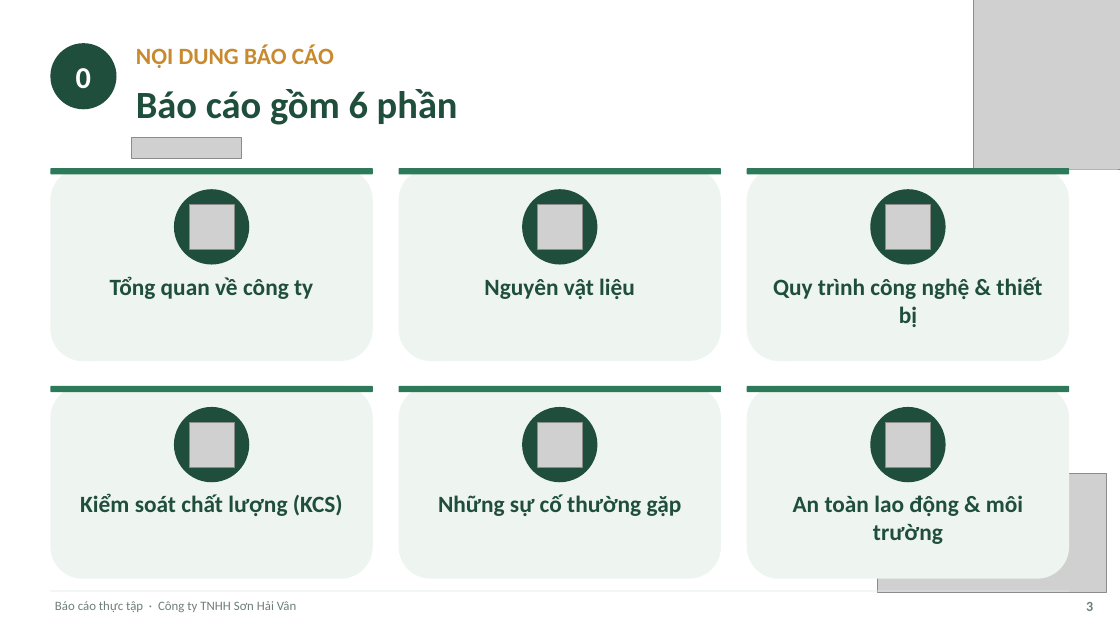
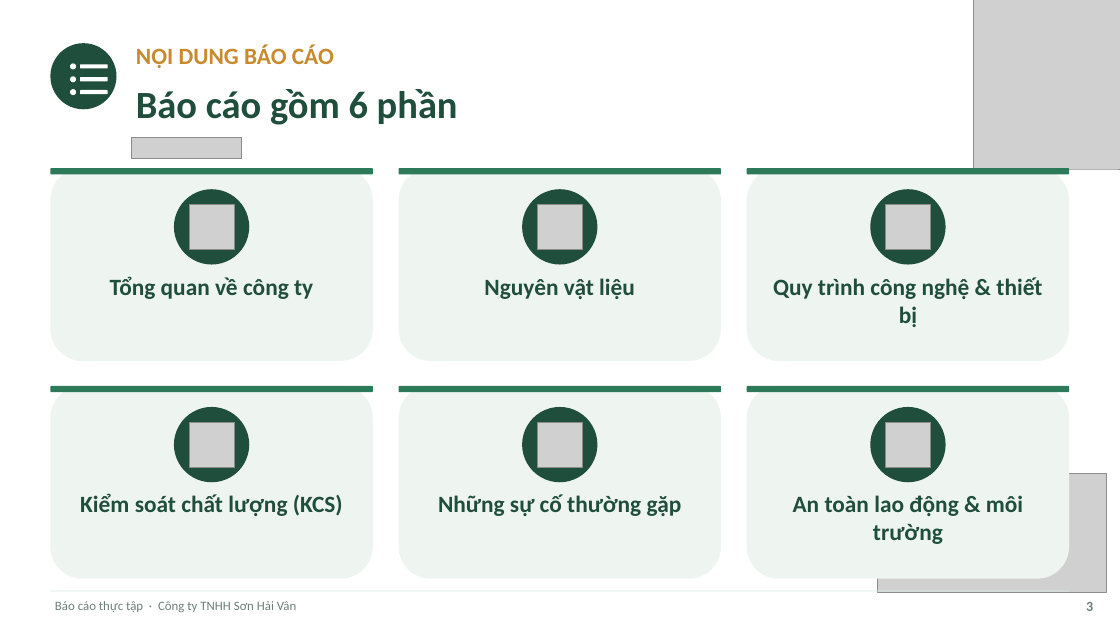
Before and after one commit to tranconcoder/pubic-resources, a slide deck: slide 3 of SuHeo/Báo cáo thực tập - Sơn Hải Vân.pptx. Drawn at 1120x630 pixels with LibreOffice and Linux fonts; fonts in the diff are those of the drawing; grey boxes stand for pictures. Boxes give left, top, right and bottom in pixels: in the first picture for what was removed or moved away, otherwise in the second. Text is boxed around its words. In the diff, an @@ line names an element or a change of style, - is before the commit and + after.

```diff
--- a/SuHeo/Báo cáo thực tập - Sơn Hải Vân.pptx
+++ b/SuHeo/Báo cáo thực tập - Sơn Hải Vân.pptx
@@ ellipse added at (70,63,76,69), fill #FFFFFF @@
@@ ellipse added at (70,76,76,82), fill #FFFFFF @@
@@ ellipse added at (70,89,76,95), fill #FFFFFF @@
@@ text in ellipse at (76,68,91,88): text removed @@
-0
@@ rounded rectangle added at (80,65,108,69), fill #FFFFFF @@
@@ rounded rectangle added at (80,77,108,82), fill #FFFFFF @@
@@ rounded rectangle added at (80,90,108,94), fill #FFFFFF @@
```
Also in this commit, not shown: 1 other slide changed, 1 other file.
